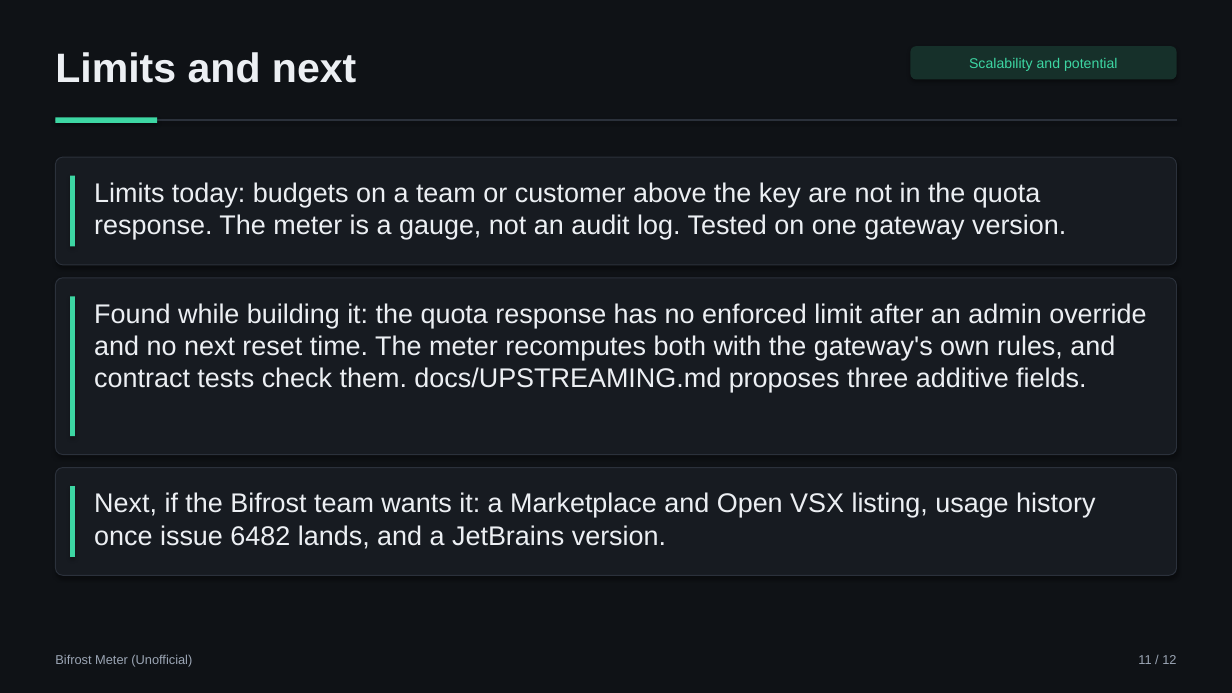
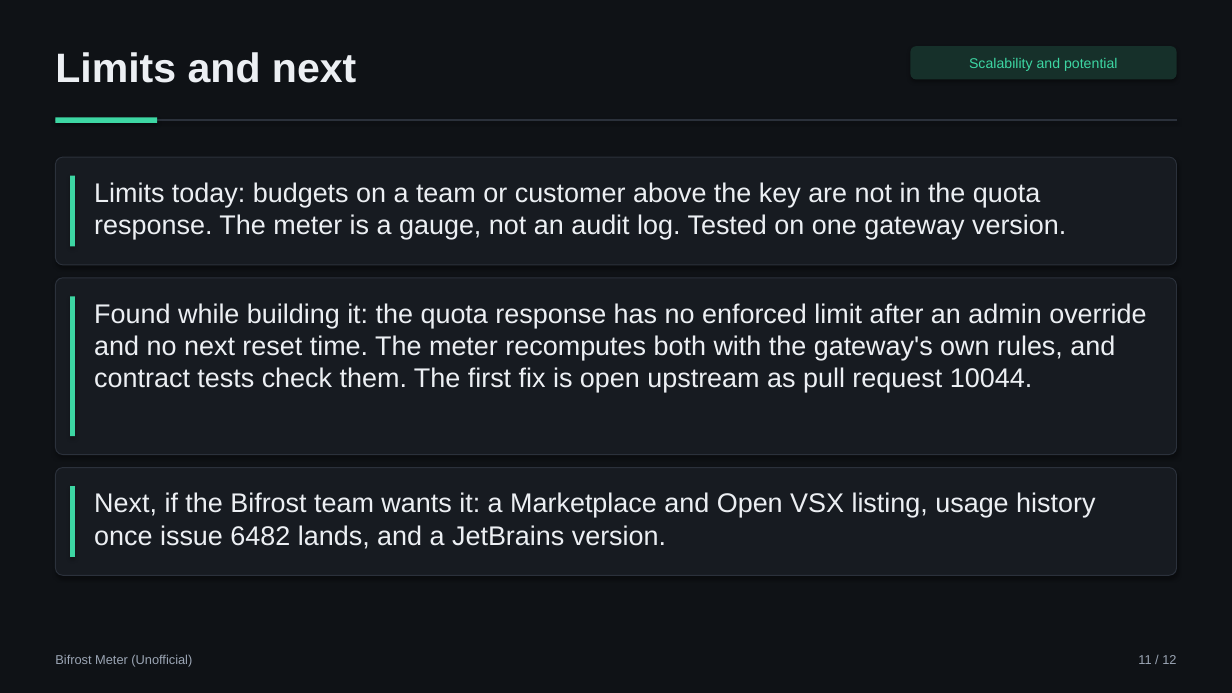
Before and after one commit to aimanmalib/bifrost-meter, a slide deck: slide 11 of deck/bifrost-meter.pptx. Drawn at 1232x693 pixels with LibreOffice and Linux fonts; fonts in the diff are those of the drawing. Boxes give left, top, right and bottom in pixels: in the first picture for what was removed or moved away, otherwise in the second. Text is boxed around its words. In the diff, an @@ line names an element or a change of style, - is before the commit and + after.

```diff
--- a/deck/bifrost-meter.pptx
+++ b/deck/bifrost-meter.pptx
@@ text at bbox=[94, 303, 1146, 393]: text changed @@
-Found while building it: the quota response has no enforced limit after an admin override and no next reset time. The meter recomputes both with the gateway's own rules, and contract tests check them. docs/UPSTREAMING.md proposes three additive fields.
+Found while building it: the quota response has no enforced limit after an admin override and no next reset time. The meter recomputes both with the gateway's own rules, and contract tests check them. The first fix is open upstream as pull request 10044.
```
Also in this commit, not shown: 1 other slide changed, 4 other files.
